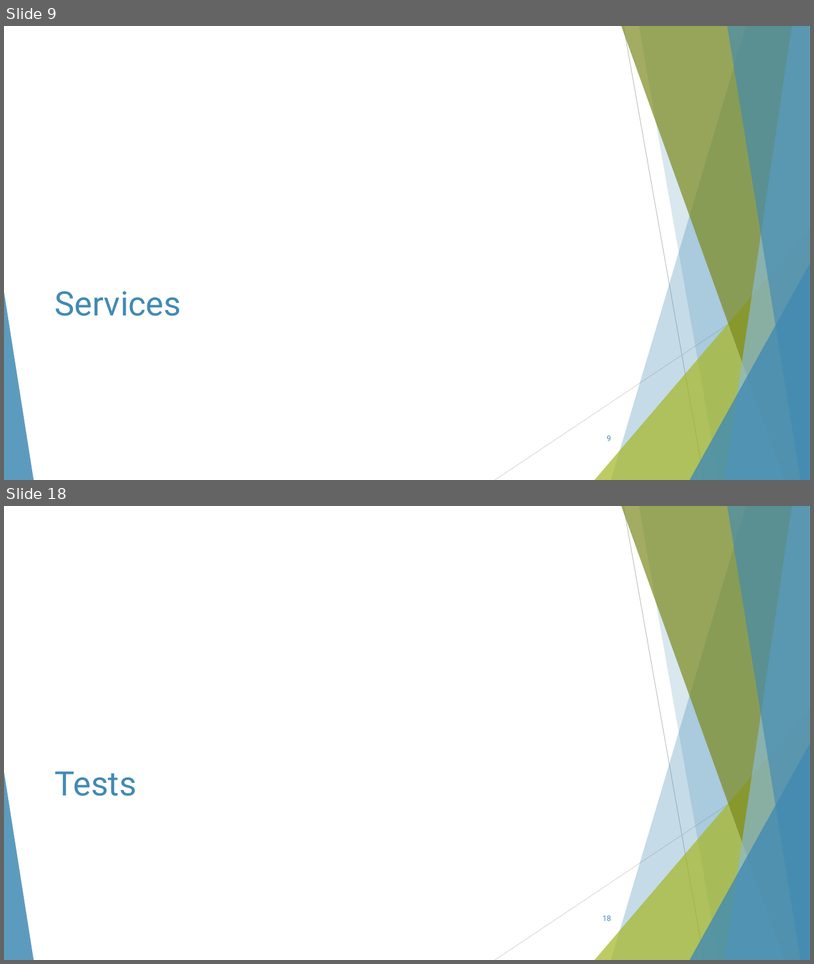
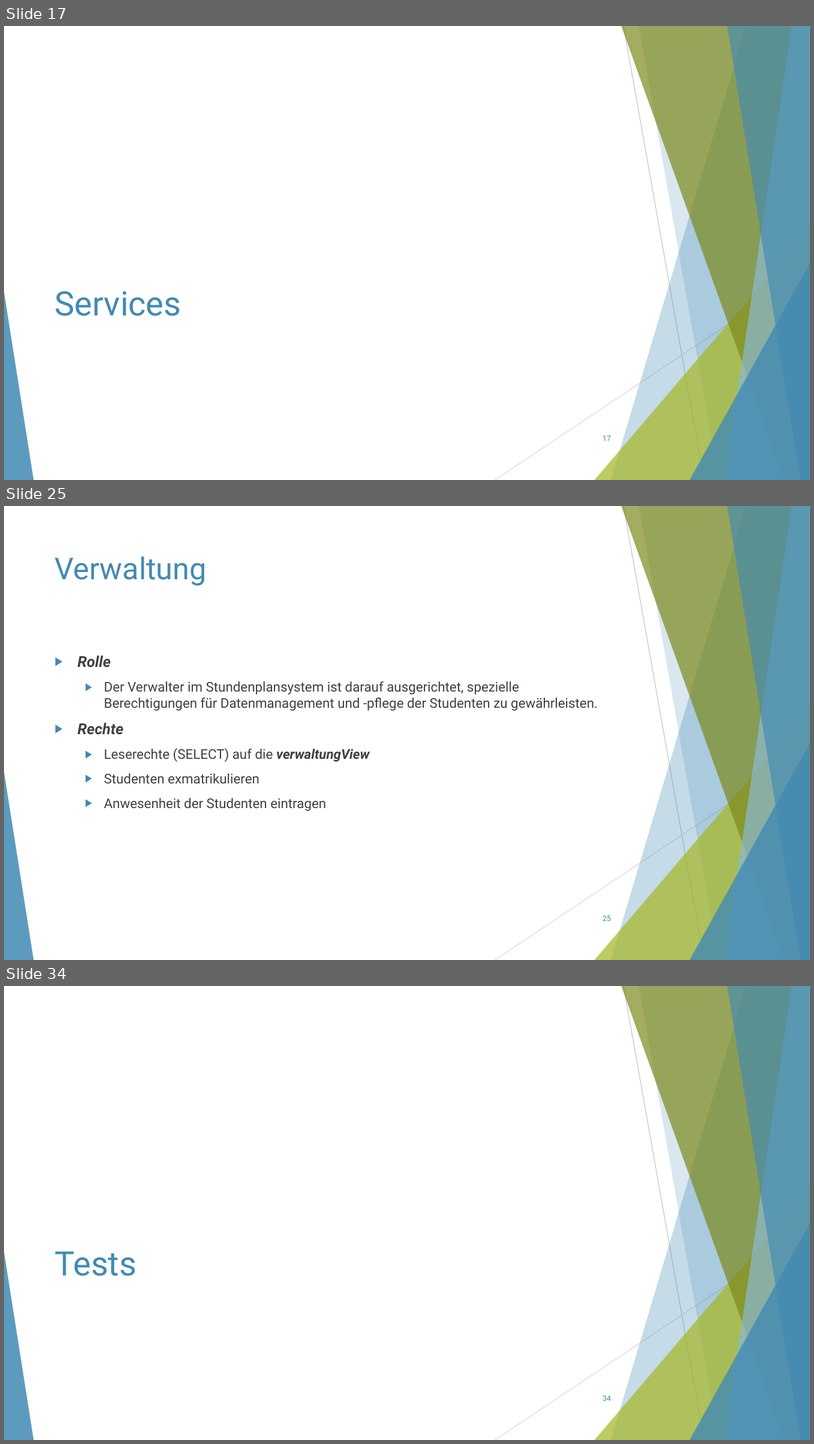
Before and after one commit to ThorbenKonopka/db_WS23_24, a slide deck: Präsentation/Präsentation.pptx. Shown one above the other, each under a label of ours: slides 9 and 18 before the commit, slides 17, 25 and 34 after it; the slides between them are not shown. The pictures are 814x964 and 814x1444 pixels, drawn with LibreOffice and Linux fonts; fonts in the diff are those of the drawing. Boxes give left, top, right and bottom in pixels: in the first picture for what was removed or moved away, otherwise in the second. Text is boxed around its words. In the diff, an @@ line names an element or a change of style, - is before the commit and + after.

```diff
--- a/Präsentation/Präsentation.pptx
+++ b/Präsentation/Präsentation.pptx
@@ slide 25 added at bbox=[4, 506, 810, 960], background #FFFFFF; not listed: 10 template elements that a slide beside it also shows @@
@@ title added at bbox=[55, 556, 207, 586], 36 pt, text #418AB3 @@
+Verwaltung
@@ text added at bbox=[78, 655, 598, 811], 16 pt, text #404040 @@
+▶ Rolle
+  ▶ Der Verwalter im Stundenplansystem ist darauf ausgerichtet, spezielle Berechtigungen für Datenmanagement und -pflege der Studenten zu gewährleisten.
+▶ Rechte
+  ▶ Leserechte (SELECT) auf die verwaltungView
+  ▶ Studenten exmatrikulieren
+  ▶ Anwesenheit der Studenten eintragen
@@ page number added at bbox=[603, 915, 611, 921], 9 pt, text #418AB3 @@
+25
@@ what was slide 9 is now slide 17 @@
@@ page number at bbox=[603, 435, 611, 441]: text changed @@
-9
+17
@@ what was slide 18 is now slide 34 @@
@@ page number at bbox=[603, 1395, 611, 1401]: text changed @@
-18
+34
```
Also in this commit, not shown: 7 slides changed, 20 other slides added, 5 slides removed.
